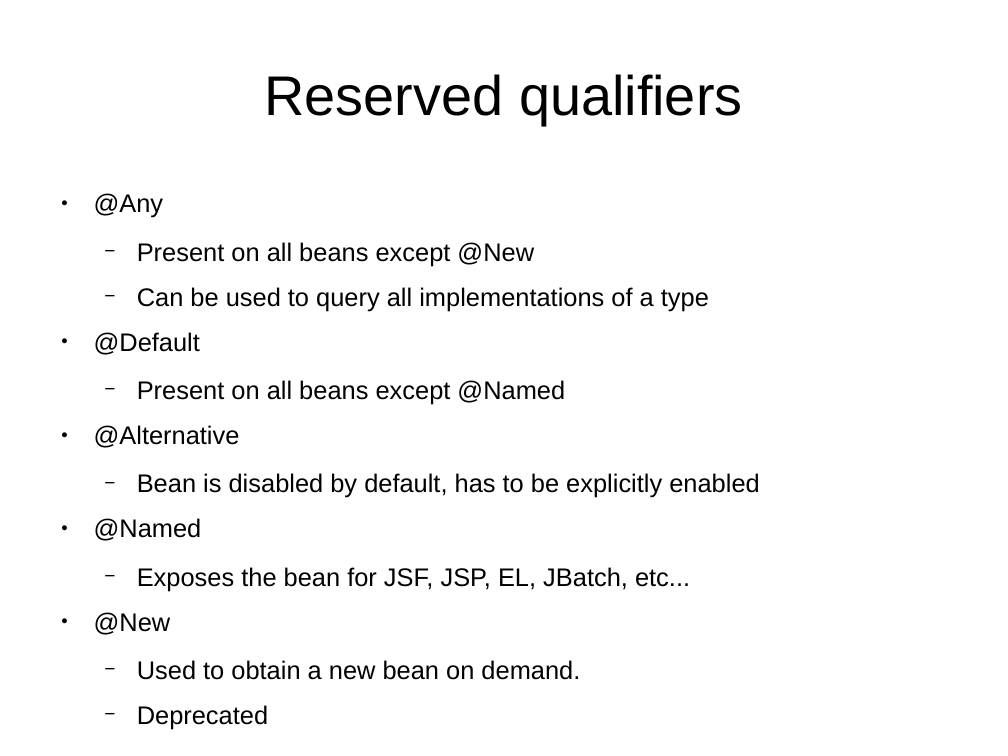
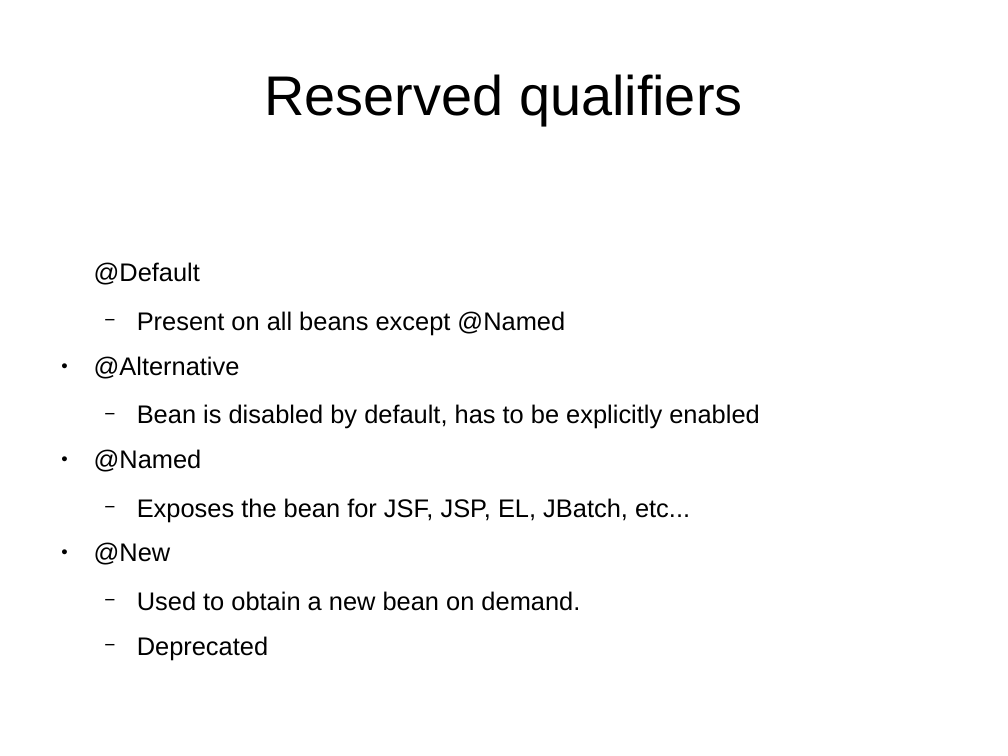
Before and after one commit to FrigoCoder/CDI, a slide deck: slide 44 of CDI.odp (slide 42 before the commit). Drawn at 1008x756 pixels with LibreOffice and Linux fonts; fonts in the diff are those of the drawing. Boxes give left, top, right and bottom in pixels: in the first picture for what was removed or moved away, otherwise in the second. Text is boxed around its words. In the diff, an @@ line names an element or a change of style, - is before the commit and + after.

```diff
--- a/CDI.odp
+++ b/CDI.odp
@@ text at [94, 193, 709, 311]: paragraphs removed @@
-● @Any
-  − Present on all beans except @New
-  − Can be used to query all implementations of a type
@@ text at [94, 262, 200, 285]: bullet ● to none @@
```
Also in this commit, not shown: 1 other slide changed, 5 slides added, 1 slide removed, 3 other files.
